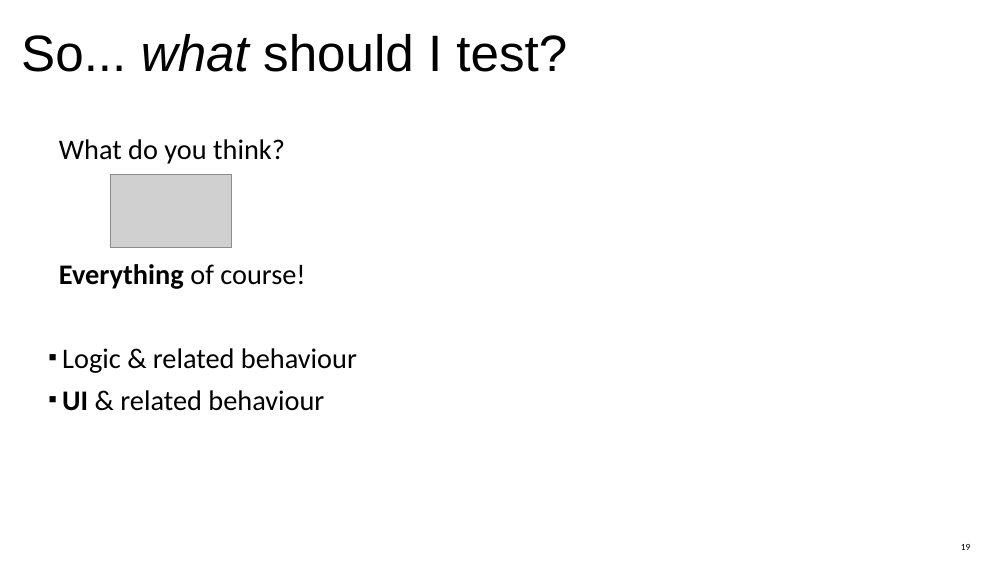
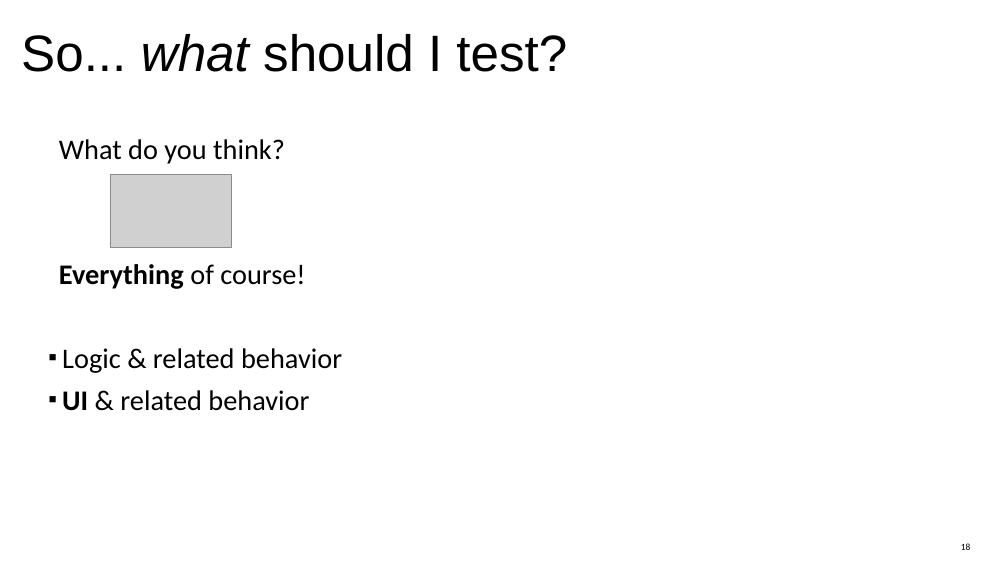
Before and after one commit to jefklak/jstesting-integration, a slide deck: slide 18 of presentation_final.odp (slide 19 before the commit). Drawn at 1008x567 pixels with LibreOffice and Linux fonts; fonts in the diff are those of the drawing; grey boxes stand for pictures; background and template pictures are left out. Boxes give left, top, right and bottom in pixels: in the first picture for what was removed or moved away, otherwise in the second. Text is boxed around its words. In the diff, an @@ line names an element or a change of style, - is before the commit and + after.

```diff
--- a/presentation_final.odp
+++ b/presentation_final.odp
@@ text at box(62, 348, 342, 411): text changed @@
-■ Logic & related behaviour
-■ UI & related behaviour
+■ Logic & related behavior
+■ UI & related behavior
```
Also in this commit, not shown: 9 other slides changed, 1 slide removed.
